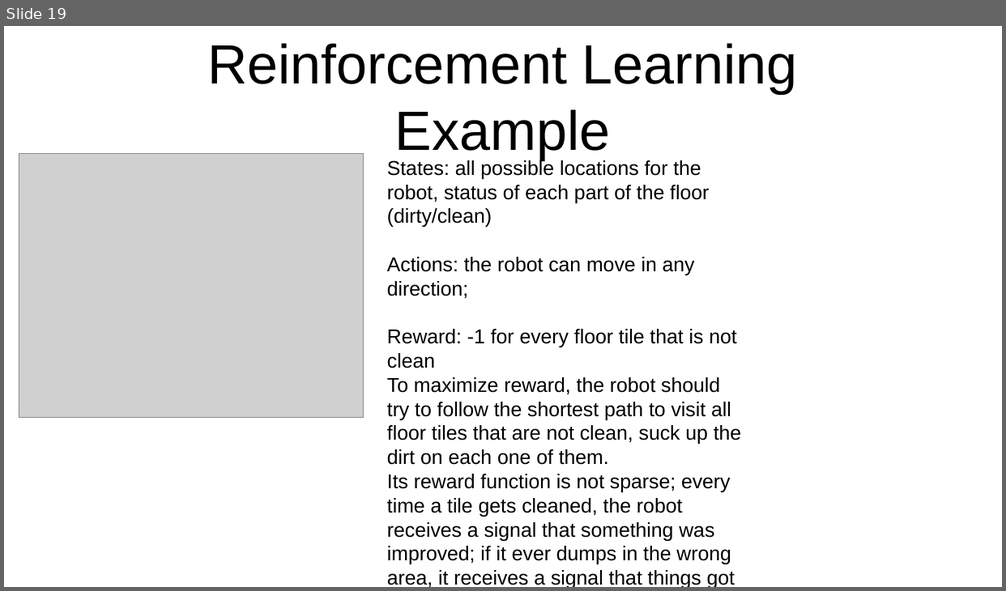
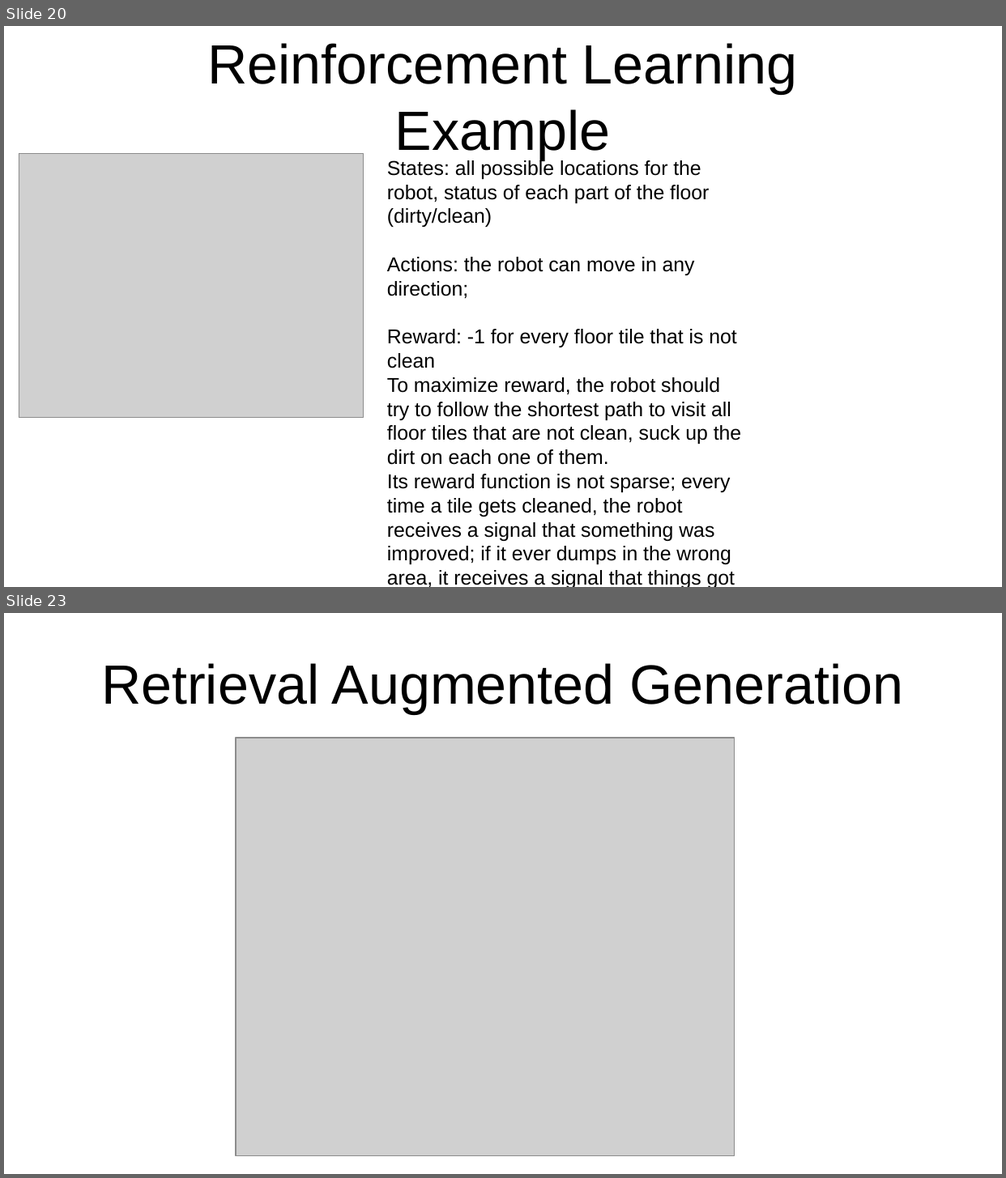
Before and after one commit to valliappanr/genai, a slide deck: nlp-presentation.odp. Shown one above the other, each under a label of ours: slide 19 before the commit, slides 20 and 23 after it; the slides between them are not shown. The pictures are 1006x591 and 1006x1178 pixels, drawn with LibreOffice and Linux fonts; fonts in the diff are those of the drawing; grey boxes stand for pictures. Boxes give left, top, right and bottom in pixels: in the first picture for what was removed or moved away, otherwise in the second. Text is boxed around its words. In the diff, an @@ line names an element or a change of style, - is before the commit and + after.

```diff
--- a/nlp-presentation.odp
+++ b/nlp-presentation.odp
@@ slide 23 added at <box>4,613,1002,1174</box>, background #FFFFFF @@
@@ title added at <box>101,663,904,714</box>, 44 pt, text #000000 @@
+Retrieval Augmented Generation
@@ picture added at <box>236,738,735,1157</box> @@
@@ what was slide 19 is now slide 20 @@
```
Also in this commit, not shown: 1 slide changed, 4 other slides added, 1 slide removed.
